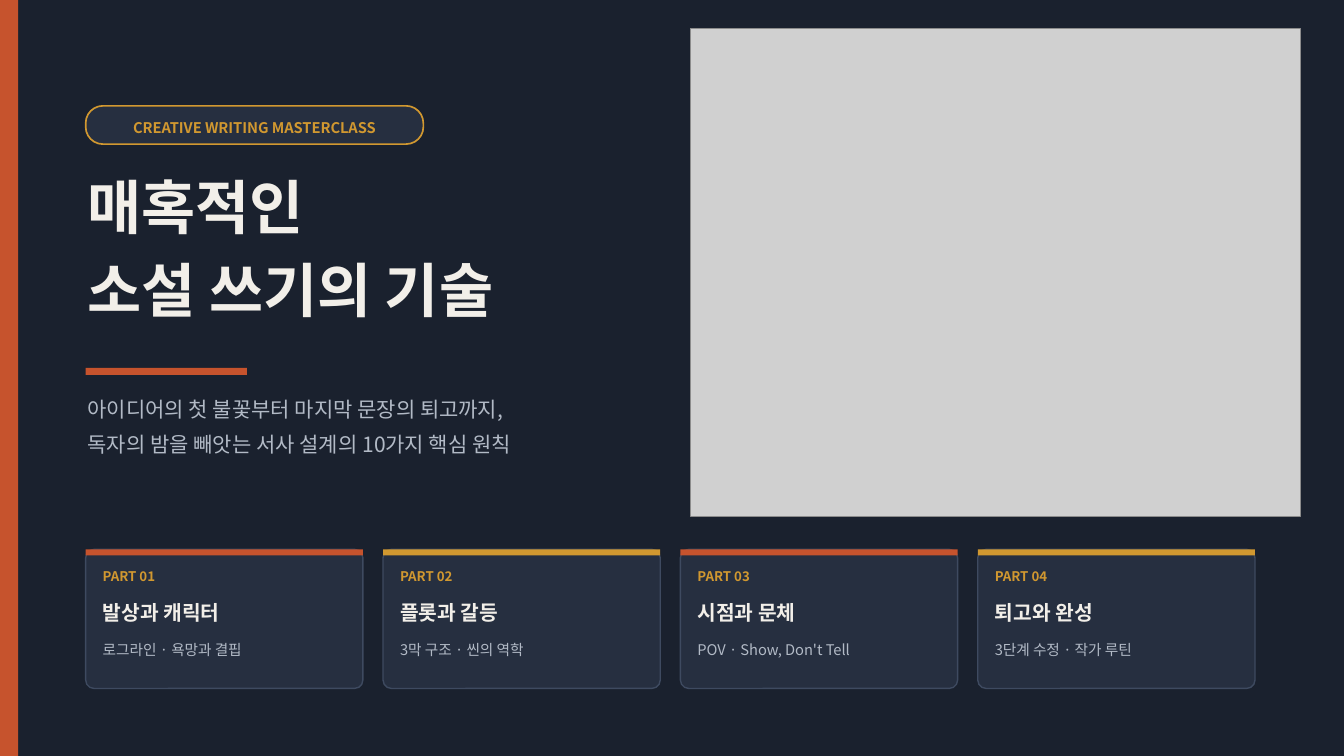
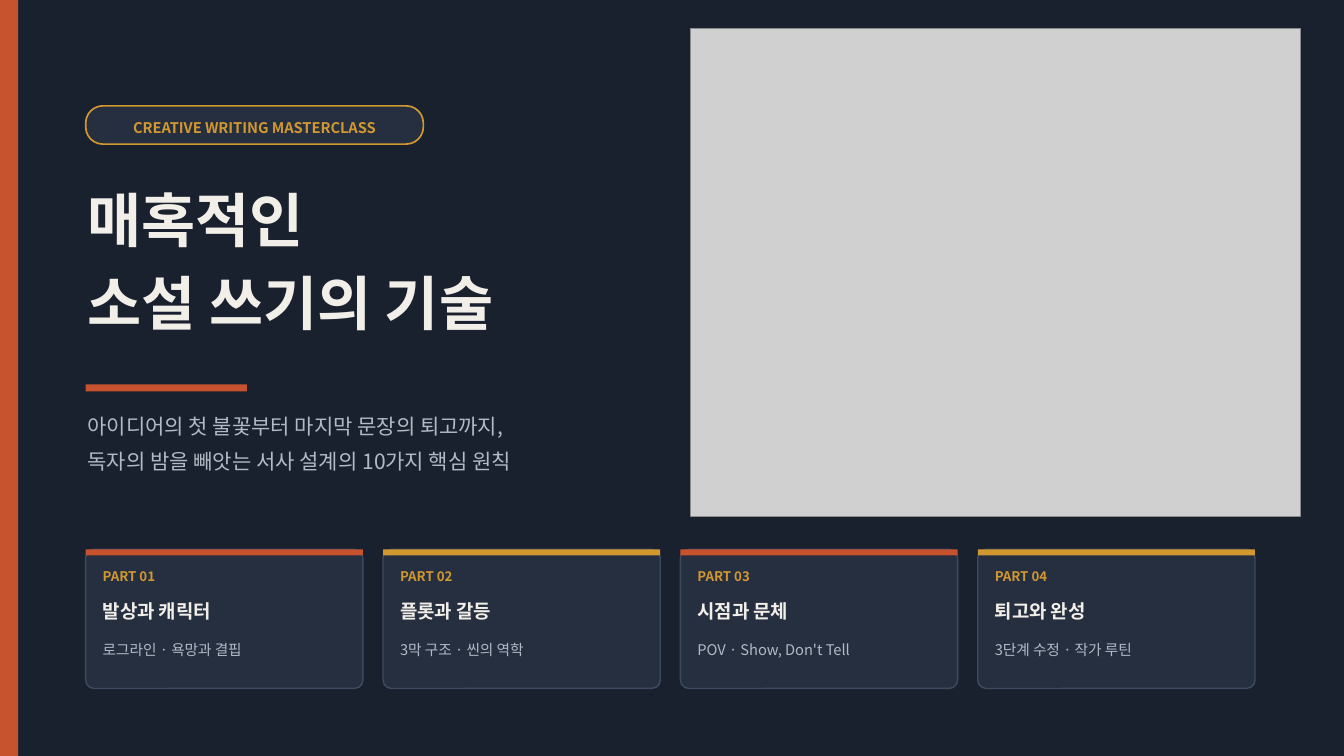
Before and after one commit to lietzsche/dev-lab, a slide deck: slide 1 of 소설쓰기_가이드.pptx. Drawn at 1344x756 pixels with LibreOffice and Linux fonts; fonts in the diff are those of the drawing; grey boxes stand for pictures. Boxes give left, top, right and bottom in pixels: in the first picture for what was removed or moved away, otherwise in the second. Text is boxed around its words. In the diff, an @@ line names an element or a change of style, - is before the commit and + after.

Commit message:
build_novel_ppt.py를 ppt_module 기반으로 재작성, 가이드 재생성
텍스트박스/사각형 생성을 ppt_module에 위임해 "\n" 줄바꿈 누락과
칸 밖 범람 버그를 수정. 헤더(캡션/제목/부제)와 표지 제목을 실측
높이로 순차 배치해 두 줄 제목·헤더가 바로 아래 줄과 겹치던 문제를
고쳤고, 저장 전 ppt_module.validate로 겹침/경계 이탈이 없음을 확인.
소설쓰기_가이드.pptx를 이 수정 내용으로 재생성.

```diff
--- a/소설쓰기_가이드.pptx
+++ b/소설쓰기_가이드.pptx
@@ text "매혹적인 소설 쓰기의 기술": place and size @@
-text "매혹적인 소설 쓰기의 기술" at bbox=[88, 179, 493, 318]
+text "매혹적인 소설 쓰기의 기술" at bbox=[88, 192, 493, 331]
@@ rectangle: place and size @@
-rectangle at bbox=[86, 368, 247, 375]
+rectangle at bbox=[86, 384, 247, 391]
@@ text "아이디어의 첫 불꽃부터 마지막 문장의 ...": place and size @@
-text "아이디어의 첫 불꽃부터 마지막 문장의 ..." at bbox=[88, 399, 511, 454]
+text "아이디어의 첫 불꽃부터 마지막 문장의 ..." at bbox=[88, 416, 511, 471]
@@ size 14.5 to 13.5 pt in 4 elements at bbox=[103, 602, 211, 620], bbox=[400, 602, 491, 620], bbox=[697, 602, 789, 620], bbox=[995, 602, 1086, 620] @@
```
Also in this commit, not shown: 9 other slides changed, 1 other file.
